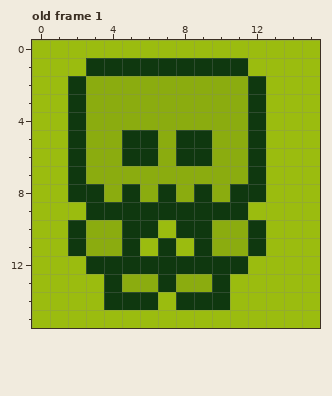
File history of a pixel-art file, aseprite/zymie.aseprite. Above is the file before it was changed.
16x16 pixels, 1 frame. Shown: old frame 1. The commit also changed other frames, which this record leaves out.
Once edited:
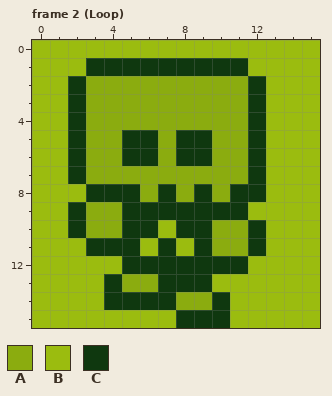
Palette (. is transparent): A #8bac0f  B #9bbc0f  C #0f380f
A new or re-ordered frame is compared with the old frame closest to it.
From the commit log: Art: zymie walk cycles
The edit:
frames 1 -> 9
Frame 2 (Loop) is new; against old frame 1:
Colour C gives way to colour A in row 9 at x 3 to 4; in row 14 at x 8 to 9.
Colour C gives way to colour B in row 8 at x 2; in row 11 at x 2; in row 12 at x 3 to 4; in row 13 at x 10.
Colour A gives way to colour C in row 8 at x 4; in row 11 at x 3 to 4; in row 13 at x 8 to 9.
Colour B gives way to colour C in row 9 at x 2; in row 14 at x 7; in row 15 at x 8 to 10.
Boxes around the changes in both pictures, in picture pixels (x1, y1, x2, y2):
changed: (68, 184, 230, 328)
